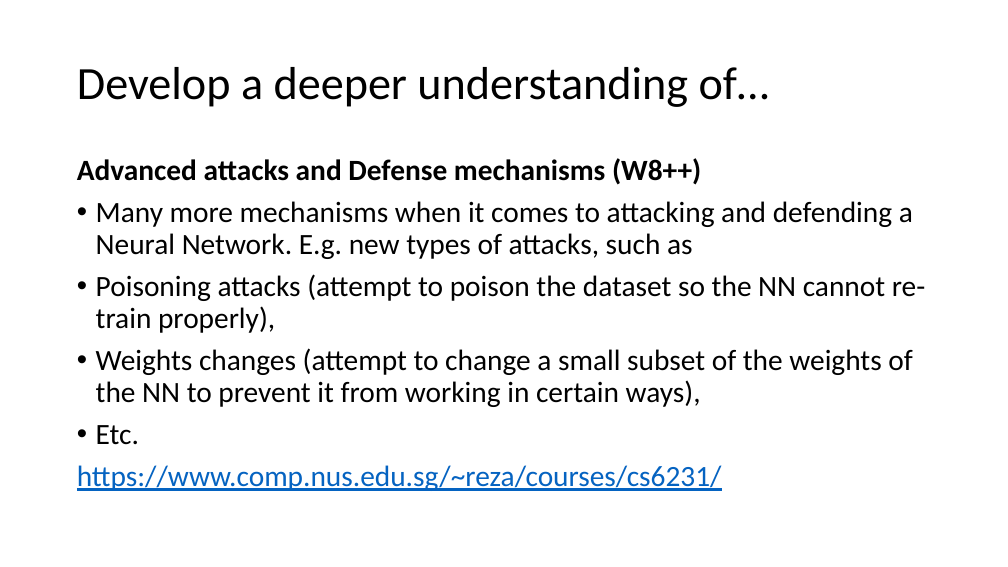
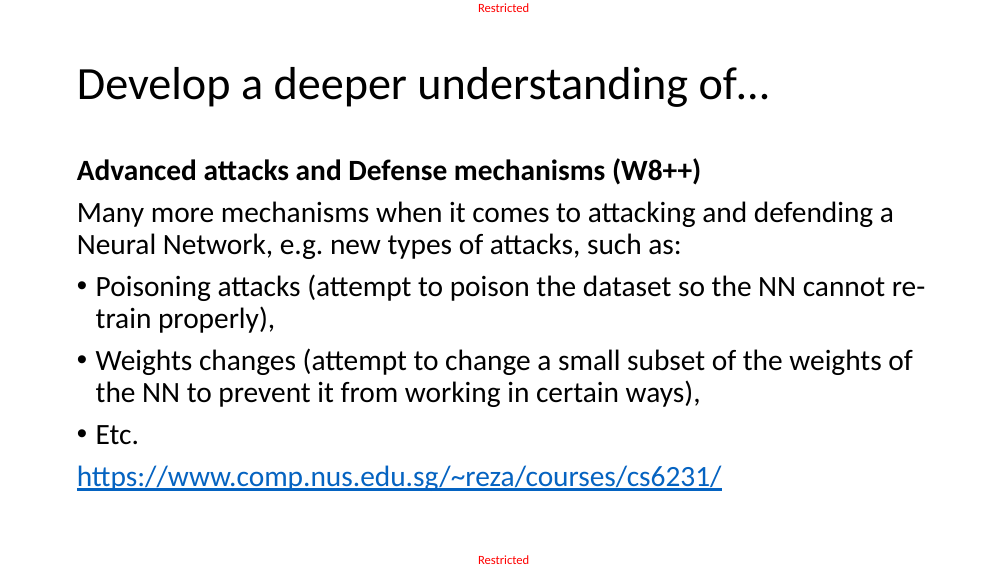
Before and after one commit to matthieudemari/SUTD_DL_50_039, a slide deck: slide 5 of W13/W13S1.pptx. Drawn at 1008x567 pixels with LibreOffice and Linux fonts; fonts in the diff are those of the drawing. Boxes give left, top, right and bottom in pixels: in the first picture for what was removed or moved away, otherwise in the second. Text is boxed around its words. In the diff, an @@ line names an element or a change of style, - is before the commit and + after.

```diff
--- a/W13/W13S1.pptx
+++ b/W13/W13S1.pptx
@@ text added at (478, 3, 529, 12), 12 pt, text #FF0000 @@
+Restricted
@@ text at (77, 201, 894, 259): text changed @@
-• Many more mechanisms when it comes to attacking and defending a Neural Network. E.g. new types of attacks, such as
+Many more mechanisms when it comes to attacking and defending a Neural Network, e.g. new types of attacks, such as:
@@ text added at (478, 555, 529, 564), 12 pt, text #FF0000 @@
+Restricted
```
Also in this commit, not shown: 28 other slides changed, 1 slide added, 1 other file.
